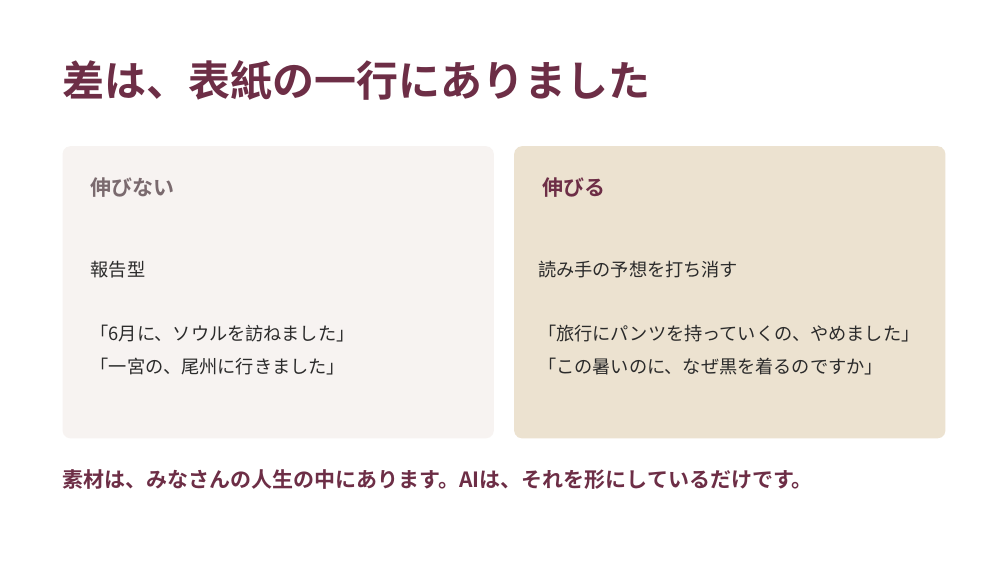
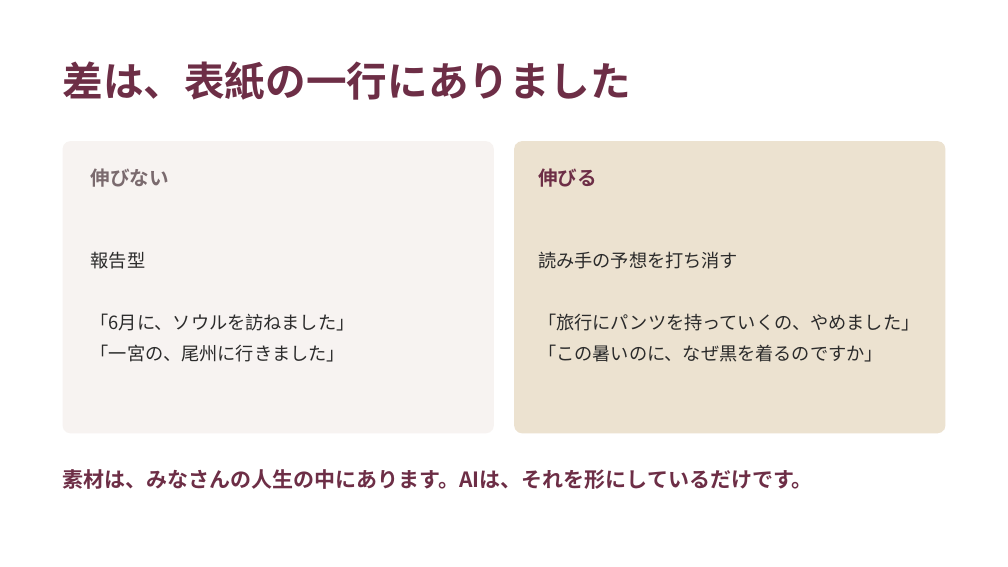
Before and after one commit to fashio17/potential-lamp, a slide deck: slide 12 of 運用/スライド/説明会_20260916.pptx. Drawn at 1008x567 pixels with LibreOffice and Linux fonts; fonts in the diff are those of the drawing. Boxes give left, top, right and bottom in pixels: in the first picture for what was removed or moved away, otherwise in the second. Text is boxed around its words. In the diff, an @@ line names an element or a change of style, - is before the commit and + after.

```diff
--- a/運用/スライド/説明会_20260916.pptx
+++ b/運用/スライド/説明会_20260916.pptx
@@ text "差は、表紙の一行にありました" at (62,61,631,100): size 30 to 29 pt @@
@@ rounded rectangle: place and size @@
-rounded rectangle at (62,146,494,438)
+rounded rectangle at (62,141,494,433)
@@ rounded rectangle: place and size @@
-rounded rectangle at (514,146,946,438)
+rounded rectangle at (514,141,946,433)
@@ 3 texts: place and size @@
-3 texts at (91,177,919,375)
+3 texts at (91,168,919,362)
@@ text "伸びない" at (91,168,169,187): size 15 to 14 pt @@
@@ text "伸びる" at (538,168,597,187): size 15 to 14 pt @@
@@ text "伸びる": place and size @@
-text "伸びる" at (542,177,605,197)
+text "伸びる" at (538,168,597,187)
@@ text "報告型" at (91,251,355,362): line spacing 23pt to 22pt @@
@@ text "読み手の予想を打ち消す" at (538,251,919,362): line spacing 23pt to 22pt @@
```
Also in this commit, not shown: 22 other slides changed, 2 slides added, 10 other files.
